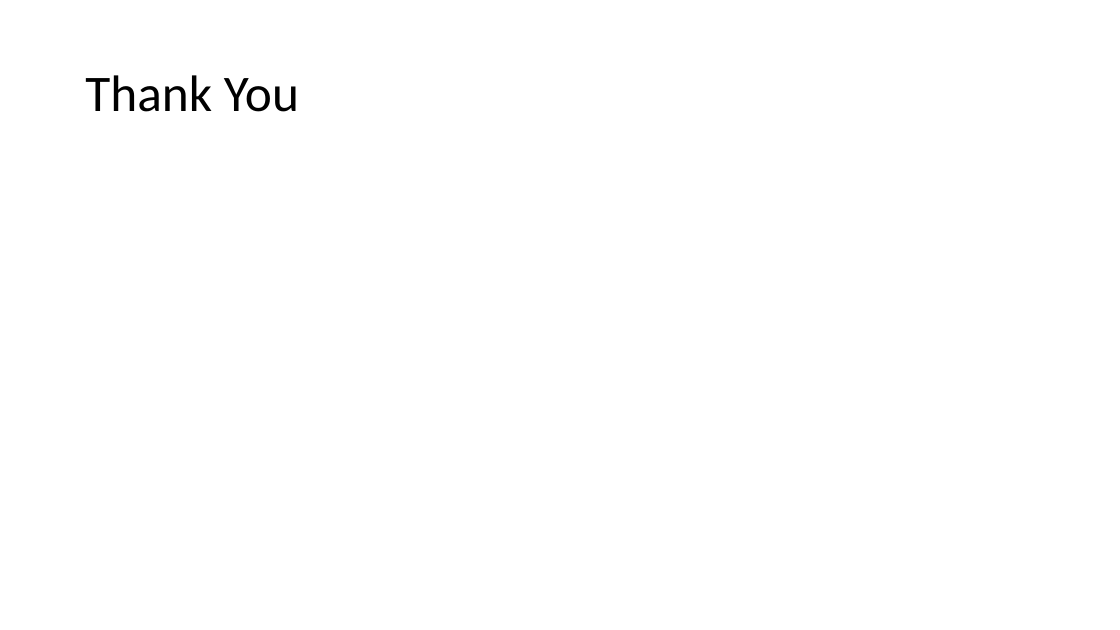
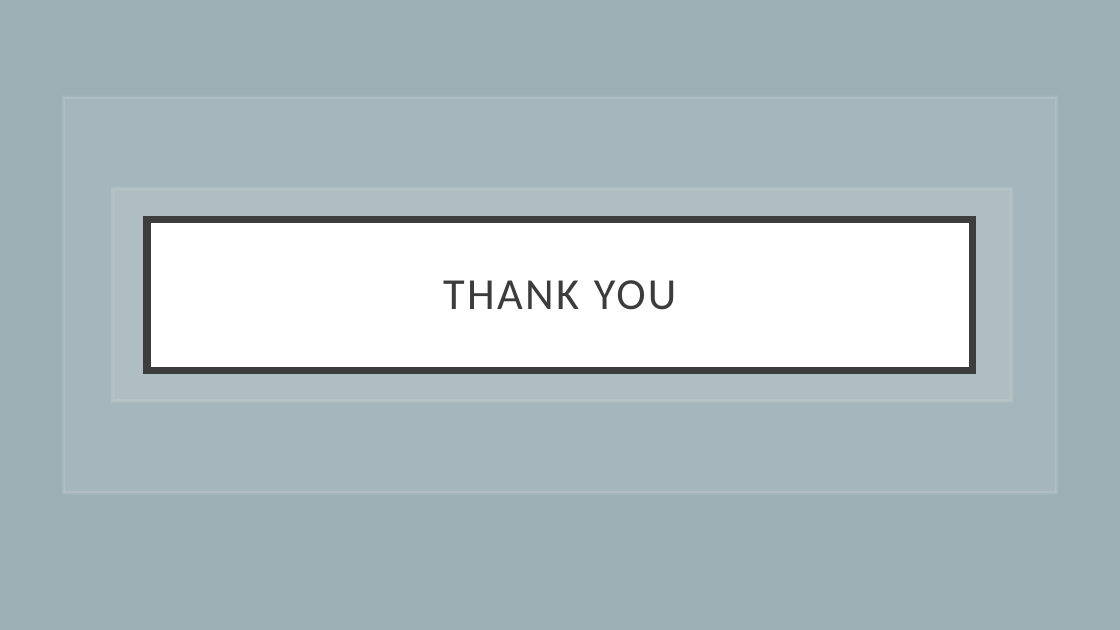
Before and after one commit to EZRA-DVLPR/MachineLearning-Comp542, a slide deck: slide 7 of group_proj/presentations/projPres1.pptx. Drawn at 1120x630 pixels with LibreOffice and Linux fonts; fonts in the diff are those of the drawing. Boxes give left, top, right and bottom in pixels: in the first picture for what was removed or moved away, otherwise in the second. Text is boxed around its words. In the diff, an @@ line names an element or a change of style, - is before the commit and + after.

```diff
--- a/group_proj/presentations/projPres1.pptx
+++ b/group_proj/presentations/projPres1.pptx
@@ background #FFFFFF to #9BAFB5 @@
@@ rectangle added at <box>64,97,1057,493</box>, fill #FFFFFF at 10% opacity, outline #FFFFFF 3 pt @@
@@ rectangle added at <box>113,189,1012,402</box>, fill #FFFFFF at 10% opacity, outline #FFFFFF 3 pt @@
@@ title "THANK YOU": place and size @@
-title "THANK YOU" at <box>85,75,299,112</box>
+title "THANK YOU" at <box>147,219,973,371</box>
@@ title "THANK YOU" at <box>147,219,973,371</box>: fill none to #FFFFFF; outline none to #272727 6 pt @@
@@ title at <box>443,280,677,310</box>: text changed; size 44 to 38 pt; text colour #000000 to #262626 @@
-Thank You
+THANK YOU
```
Also in this commit, not shown: 6 other slides changed, 3 other files.
